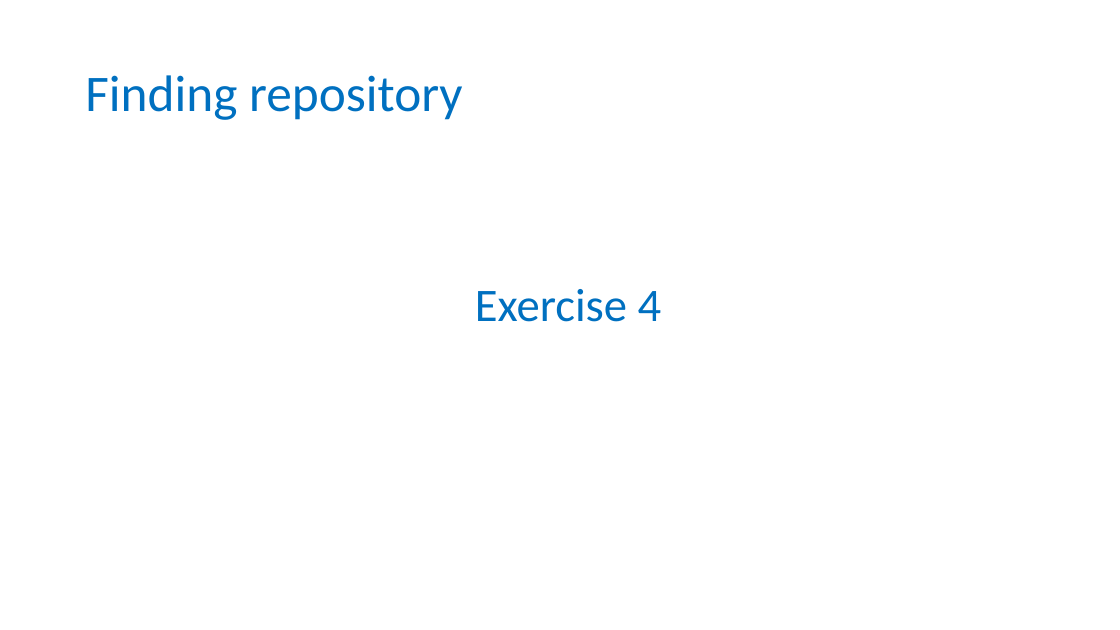
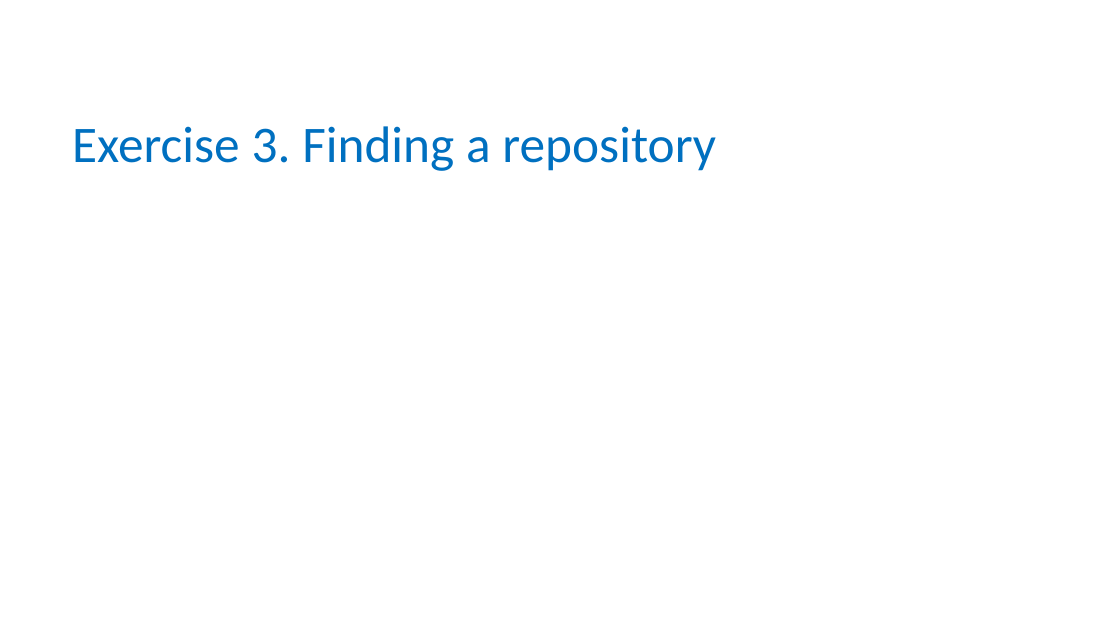
Before and after one commit to carpentries-incubator/fair-for-leaders, a slide deck: slide 15 of instructors/04-Public_repositories.pptx. Drawn at 1120x630 pixels with LibreOffice and Linux fonts; fonts in the diff are those of the drawing; background and template pictures are left out. Boxes give left, top, right and bottom in pixels: in the first picture for what was removed or moved away, otherwise in the second. Text is boxed around its words. In the diff, an @@ line names an element or a change of style, - is before the commit and + after.

Commit message:
updated FAIR exercise

```diff
--- a/instructors/04-Public_repositories.pptx
+++ b/instructors/04-Public_repositories.pptx
@@ title at box(72, 126, 716, 171): text changed @@
-Finding repository
+Exercise 3. Finding a repository
@@ text removed at box(475, 289, 662, 322) @@
-Exercise 4
```
Also in this commit, not shown: 5 other slides changed.
